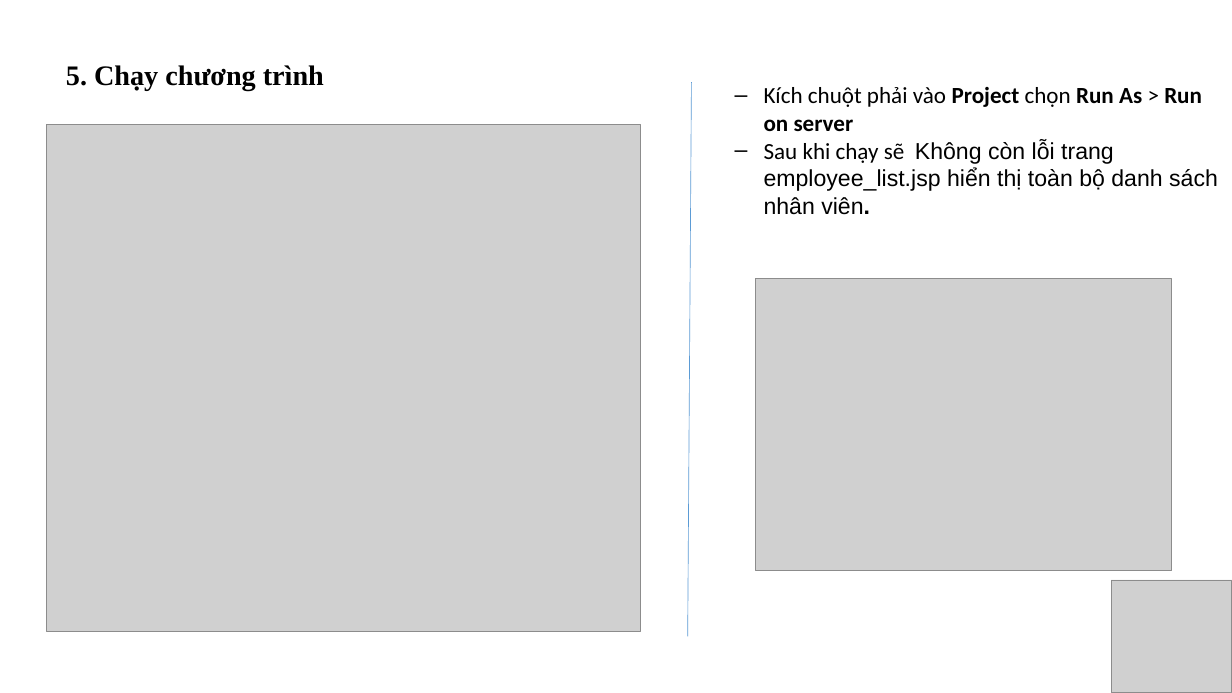
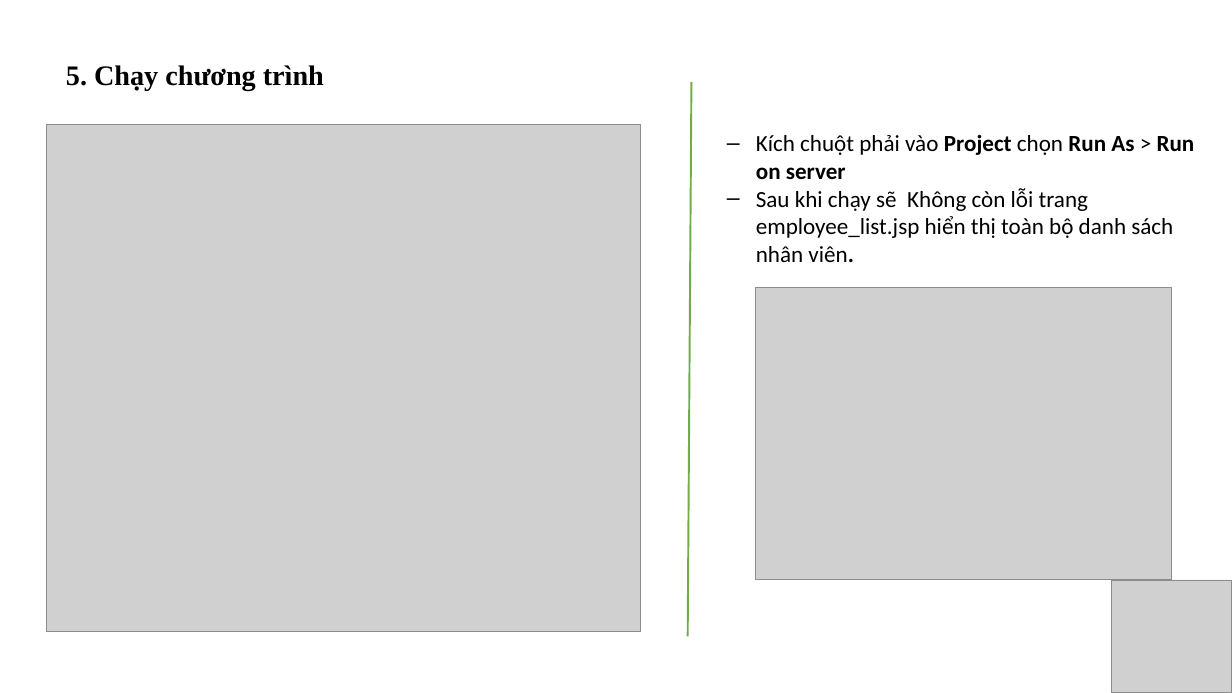
Before and after one commit to Dia2001/jsp-servlet-hibernate-mysql-curd, a slide deck: slide 20 of docs/Hibernate.pptx. Drawn at 1232x693 pixels with LibreOffice and Linux fonts; fonts in the diff are those of the drawing; grey boxes stand for pictures. Boxes give left, top, right and bottom in pixels: in the first picture for what was removed or moved away, otherwise in the second. Text is boxed around its words. In the diff, an @@ line names an element or a change of style, - is before the commit and + after.

```diff
--- a/docs/Hibernate.pptx
+++ b/docs/Hibernate.pptx
@@ line (691, 82) - (688, 637): stroke #5B9BD5 0.5 pt to #70AD47 1.5 pt @@
@@ text "Kích chuột phải vào Project ...": place and size @@
-text "Kích chuột phải vào Project ..." at (764, 87, 1218, 215)
+text "Kích chuột phải vào Project ..." at (756, 135, 1195, 262)
@@ text at (756, 188, 1173, 262): font Arial to Calibri in "Không còn lỗi trang employee_list.jsp hiển thị ..." @@
@@ picture: place and size @@
-picture at (756, 279, 1172, 571)
+picture at (756, 288, 1172, 580)
```
Also in this commit, not shown: 12 other slides changed, 1 other file.
